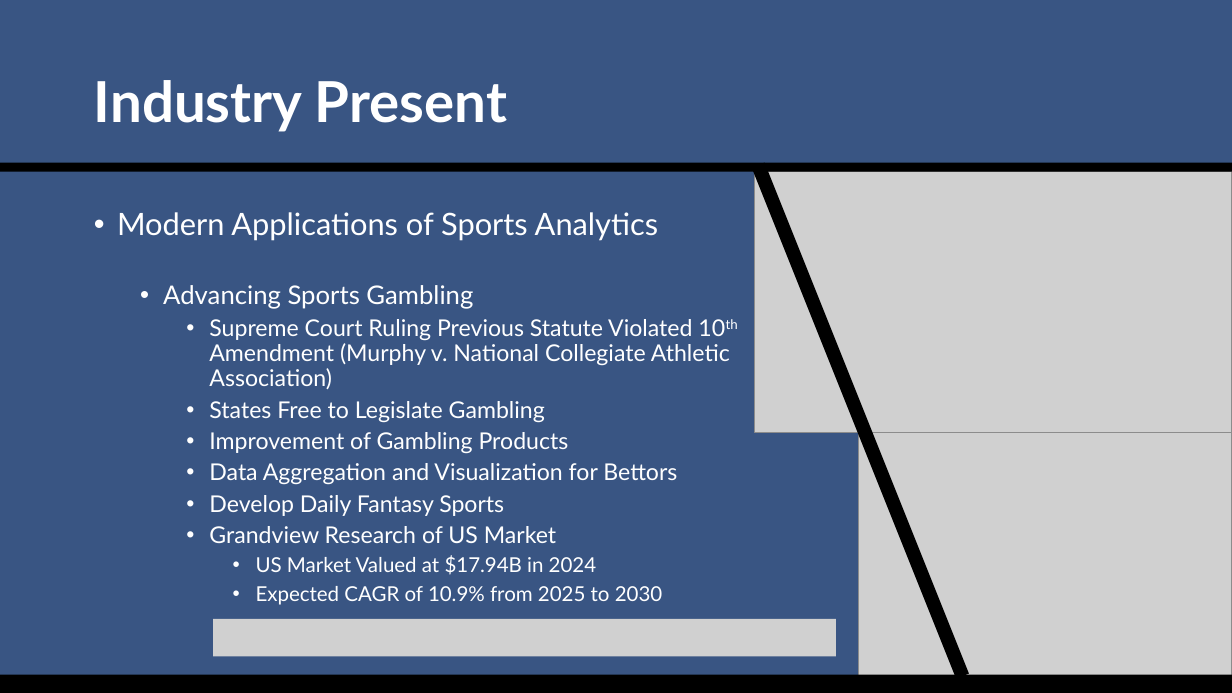
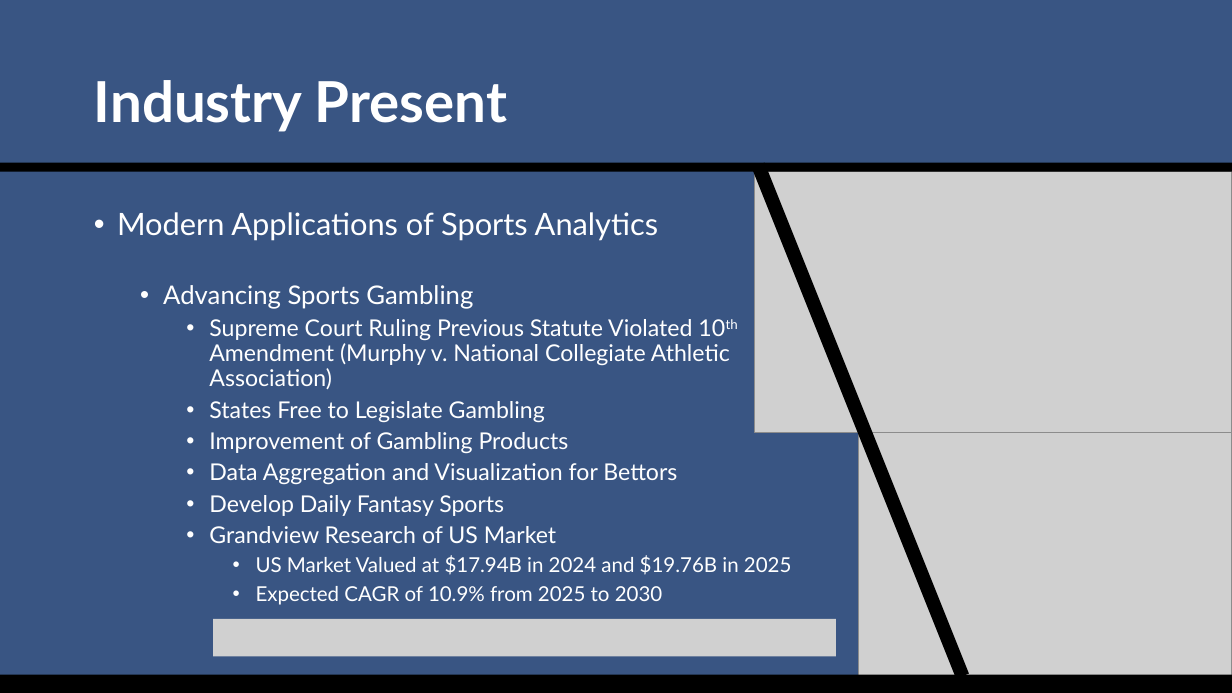
Before and after one commit to SuperMarioGiacomazzo/STOR538_WEBSITE, a slide deck: slide 15 of Slides/Sports Analytics 3/Sports_Analytics_3_Lecture.pptx. Drawn at 1232x693 pixels with LibreOffice and Linux fonts; fonts in the diff are those of the drawing; grey boxes stand for pictures. Boxes give left, top, right and bottom in pixels: in the first picture for what was removed or moved away, otherwise in the second. Text is boxed around its words. In the diff, an @@ line names an element or a change of style, - is before the commit and + after.

```diff
--- a/Slides/Sports Analytics 3/Sports_Analytics_3_Lecture.pptx
+++ b/Slides/Sports Analytics 3/Sports_Analytics_3_Lecture.pptx
@@ text at bbox=[256, 555, 792, 575]: text changed @@
-      • US Market Valued at $17.94B in 2024
+      • US Market Valued at $17.94B in 2024 and $19.76B in 2025
```
Also in this commit, not shown: 6 other slides changed, 1 slide added, 1 other file.
